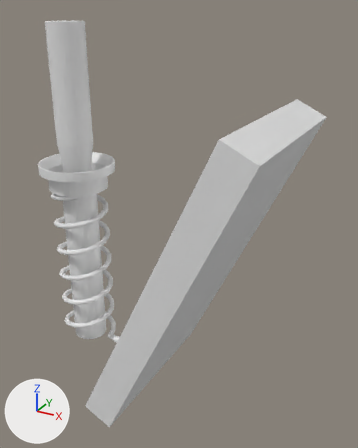
A saved change to the Blender file holder.blend.
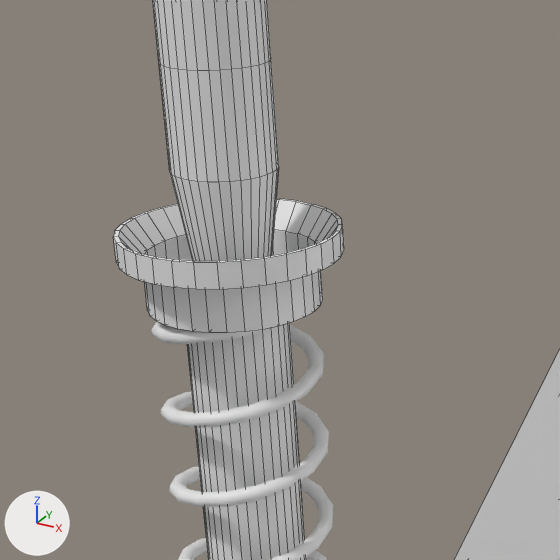
Old and new are each drawn whole from a camera (50 mm lens) standing at (18.23, -21.11, 19.59) and looking at (6.24, 0.7, 8.69) and again close up on the part from 0% to 52% of the width and 19% to 61% of the height. Arrows for +X, +Y and +Z are at lower left; the lights stay in place. The close-ups show mesh edges as thin lines.
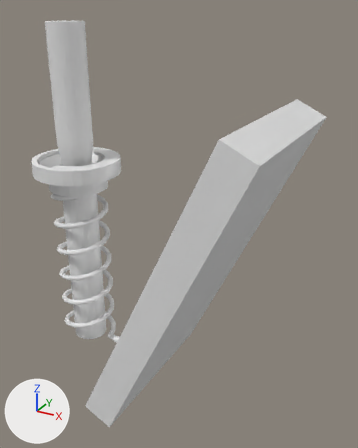
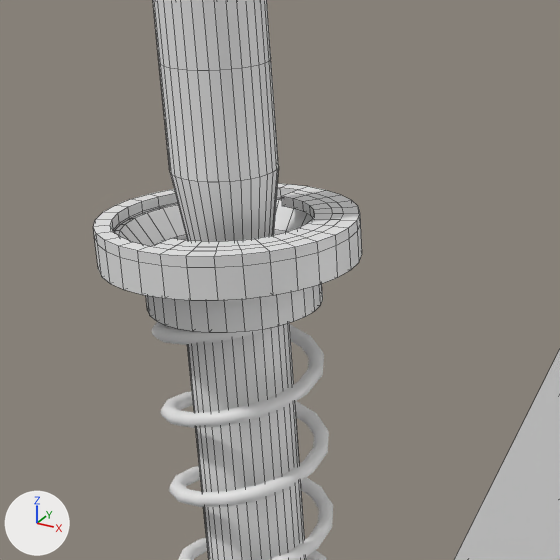
Changed parts and their boxes [x1, y1, x2, y2] in the close-ups (560 x 560 px):
'holder', added
    after: [93, 183, 362, 300]

Diff of the bpy script that builds the scene:
```diff
--- a/holder.blend.py
+++ b/holder.blend.py
@@ me_circle_005 @@
+me_circle_005.from_pydata(...)  # 288 vertices, 288 faces; spans x -1.13..1.13, y -1.13..1.13, z -0.1..0.37
@@ ob_holder @@
+ob_holder = bpy.data.objects.new('holder', me_circle_005)
+ob_holder.location = (0.0, 0.0, 10.9)
+ob_holder.scale = (2.19, 2.19, 2.19)
```
